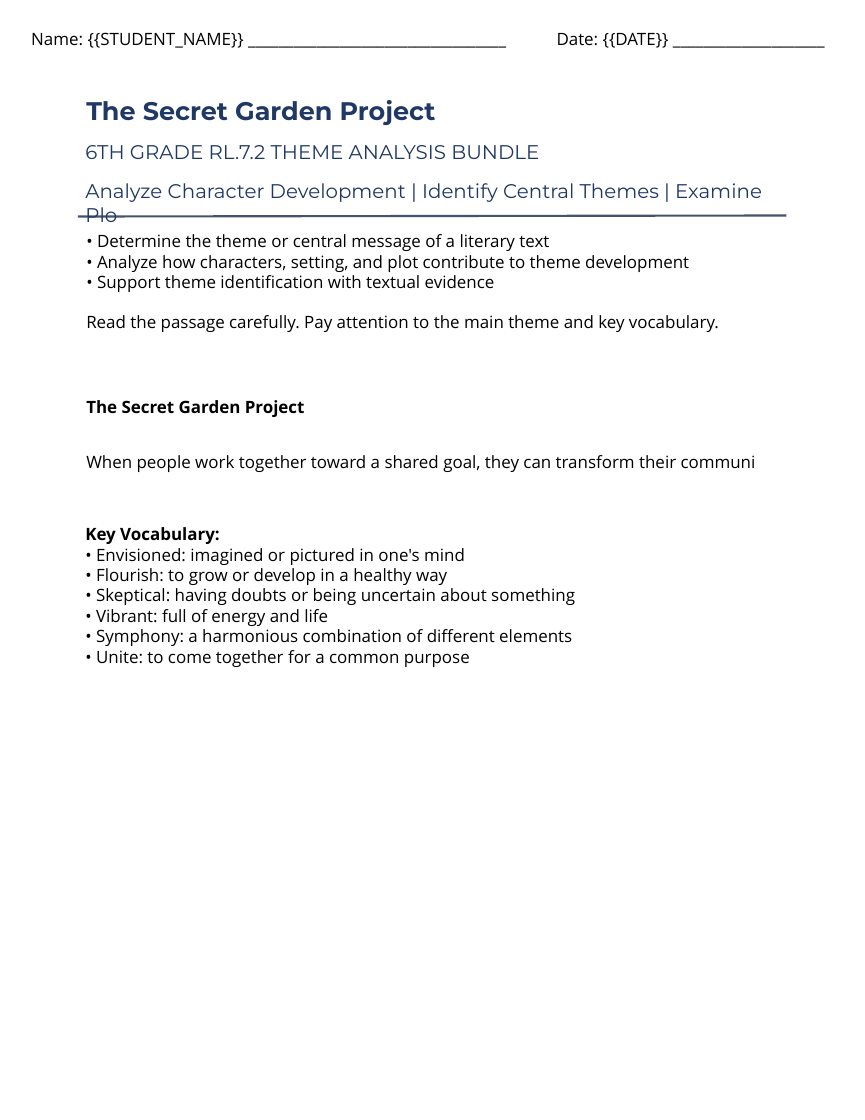
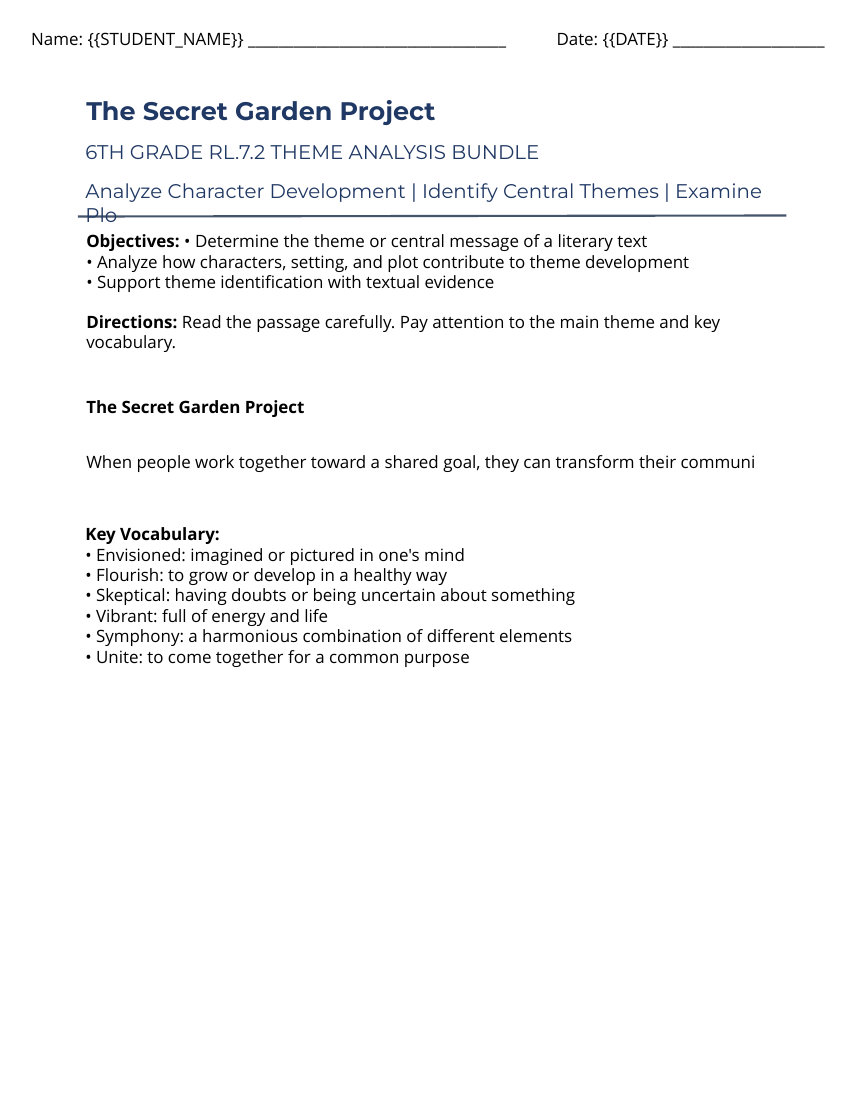
Before and after one commit to buttmazhar844-lang/rbb_engine_backend, a slide deck: slide 1 of rbb-drive/product_4/anchor_reading_passage.pptx. Drawn at 865x1120 pixels with LibreOffice and Linux fonts; fonts in the diff are those of the drawing; background and template pictures are left out. Boxes give left, top, right and bottom in pixels: in the first picture for what was removed or moved away, otherwise in the second. Text is boxed around its words. In the diff, an @@ line names an element or a change of style, - is before the commit and + after.

```diff
--- a/rbb-drive/product_4/anchor_reading_passage.pptx
+++ b/rbb-drive/product_4/anchor_reading_passage.pptx
@@ text at (86, 234, 647, 251): text changed @@
-• Determine the theme or central message of a literary text
+Objectives: • Determine the theme or central message of a literary text
@@ text at (86, 315, 720, 352): text changed @@
-Read the passage carefully. Pay attention to the main theme and key vocabulary.
+Directions: Read the passage carefully. Pay attention to the main theme and key vocabulary.
```
Also in this commit, not shown: 6 other files.
